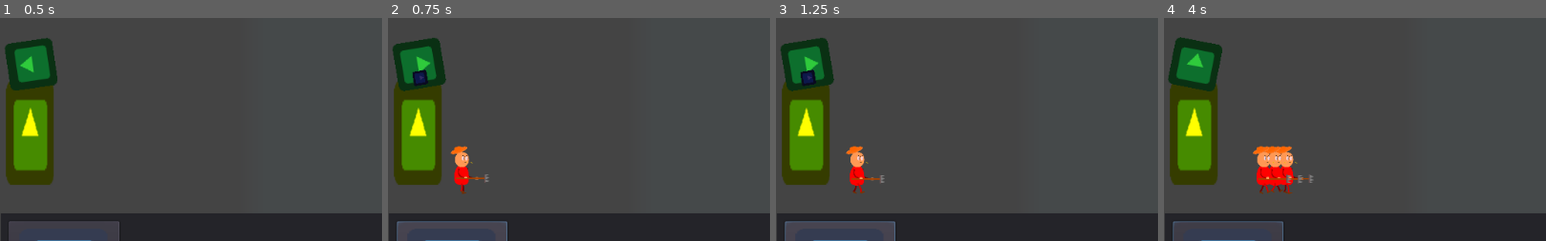
Above: before the commit, frames 1-4 (left to right).
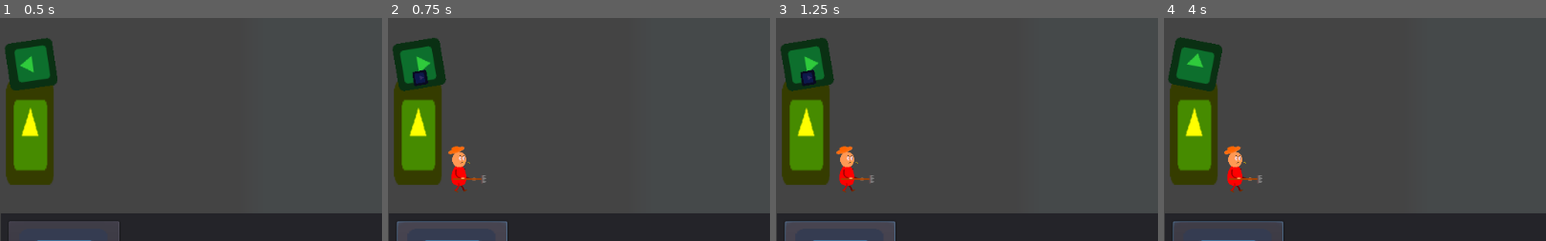
Above: after the commit, the same moments.

Repository: Jon1r/Tower
Game: Godot game, scene res://Map01.tscn
The game is run twice, just before and just after one commit, with the same random seed, the same clock (stepped at 60 frames per second) and the same inputs. The project has no main scene, so this scene is started directly. The engine's default icon, where the game draws it, is replaced by a stand-in: a white triangle on a blue panel in a dark square.
Inputs (mouse positions are % of the whole screen's width and height, from its top left):
- Up to frame 1 (0.5 s): no input
- Up to frame 2 (0.75 s): click (8, 90) at 0.5 s
- Up to frame 3 (1.25 s): no input
- Up to frame 4 (4 s): click (8, 90) at 1.25 s; click (8, 90) at 2 s; move the mouse to (72, 45) at 2.77 s; press the mouse at (72, 45) at 2.78 s; move the mouse to (30, 55) at 3.52 s; release the mouse at (30, 55) at 3.53 s; click (30, 55) at 3.6 s
The pictures show only the part of the screen within x 0-50%, y 36-86%; the shares and areas given below are measured in that part.

Frame 1 is identical in both runs. In frame 2, 0.6% of the frame differs, in the area x 15-27%, y 57-80%; in frame 3, 1.2%; in frame 4, 2.6%, in the area x 15-39%, y 57-80%.

Commit message:
Update LightWarrior.gd
Теперь этот класс отвечающий за механику всех юнитов

Diff:
--- a/LightWarrior.gd
+++ b/LightWarrior.gd
@@ -3,21 +3,38 @@
 var vel = Vector2(1, 0)
 var attack = false
 var see_enemy = false
+var enemy = null
+#Конструктор
+func _init():
+	print("hello")
+
+func set_enemy(_enemy):
+	enemy = _enemy.instance()
+	$DetectRadius/CollisionShape2D.set_shape(enemy.get_detect_radius_shape())
+	$myShape.set_shape(enemy.get_collision())
+	add_child(enemy)
 
 func _ready():
 	pass
 
 func _physics_process(delta):
 
+	if enemy == null:
+		return
 	if see_enemy:
 		#$Sprite/Peasant/AnimationPlayer.stop("walk")
 		if attack:
+			print(delta)
 			attack = false
-			$Sprite/Peasant/AnimationPlayer.play("attack")
+			enemy.play("attack")
 	else:
 		#$Sprite/Peasant/AnimationPlayer.stop("attack")
-		$Sprite/Peasant/AnimationPlayer.play("walk")
+		enemy.play("walk")
+		#this.actionEnemy.AnimationPlayer.play("walk")
 		move_and_slide(vel * speed * delta)
+
+func explode():
+	queue_free()
 
 
 
